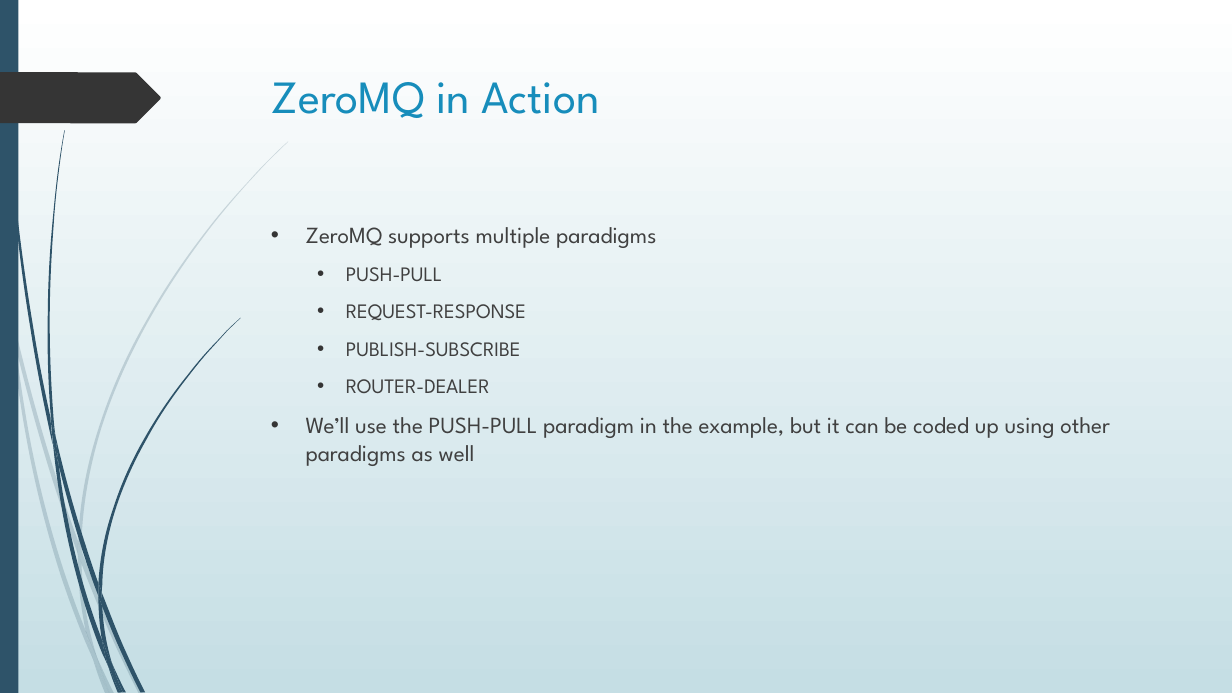
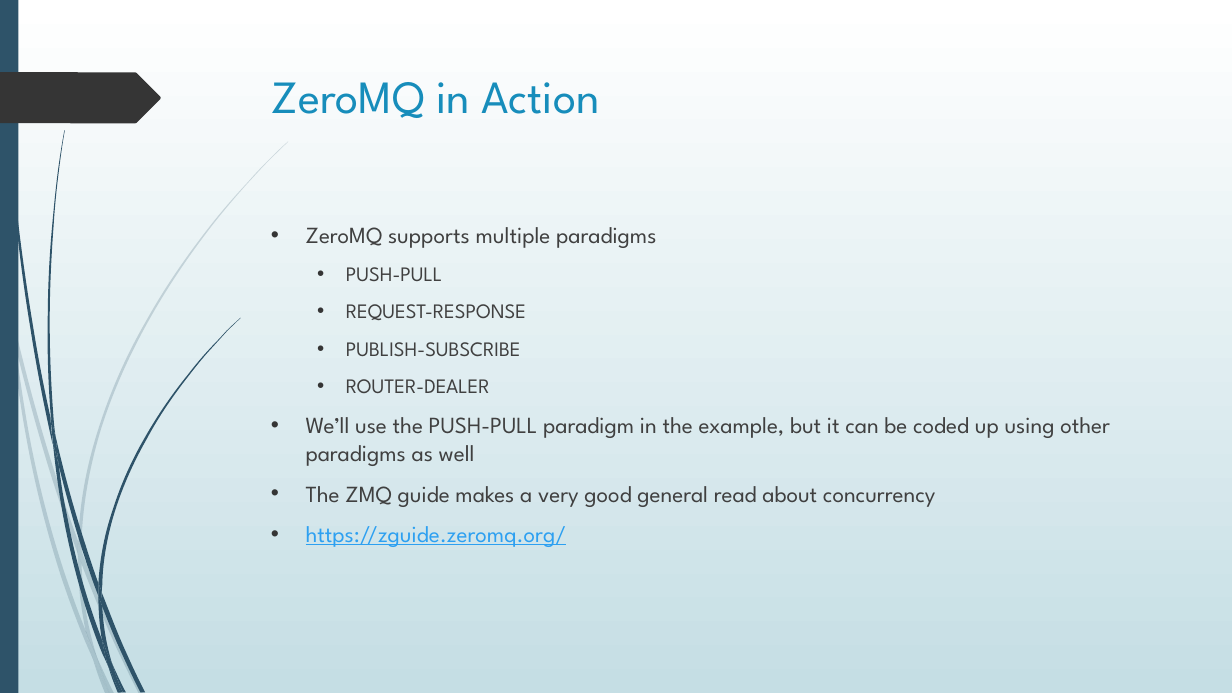
Before and after one commit to bhattacharjee/producer-consumer, a slide deck: slide 23 of Presentation1.pptx (slide 22 before the commit). Drawn at 1232x693 pixels with LibreOffice and Linux fonts; fonts in the diff are those of the drawing. Boxes give left, top, right and bottom in pixels: in the first picture for what was removed or moved away, otherwise in the second. Text is boxed around its words. In the diff, an @@ line names an element or a change of style, - is before the commit and + after.

```diff
--- a/Presentation1.pptx
+++ b/Presentation1.pptx
@@ text at [306,486,935,547]: paragraphs added @@
+• The ZMQ guide makes a very good general read about concurrency
+• https://zguide.zeromq.org/
```
Also in this commit, not shown: 2 other slides changed, 1 slide added.
